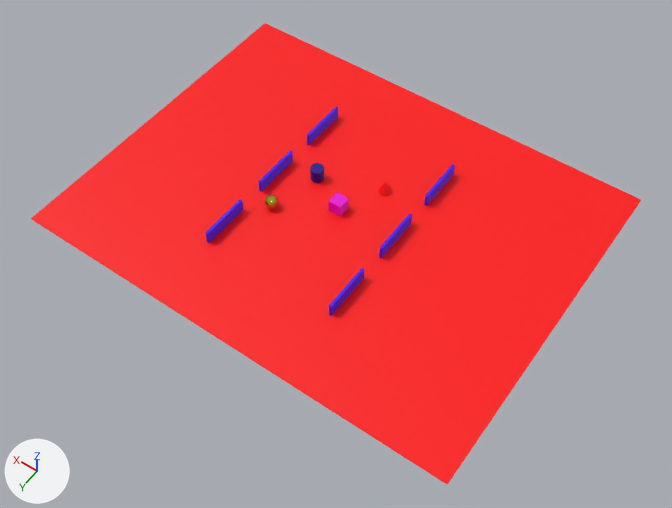
Renders of the glTF model src/assets/models/scene.glb from each side of a commit.
The view is the same before and after, from a 50 mm lens placed at (-49.6, 70.0, 99.5), pointed at (-2.9, 4.6, -3.2). Every picture has the same lights, and +X, +Y and +Z are marked at lower left. Where no turn or scale is listed for an object, it has been applied to the vertices.
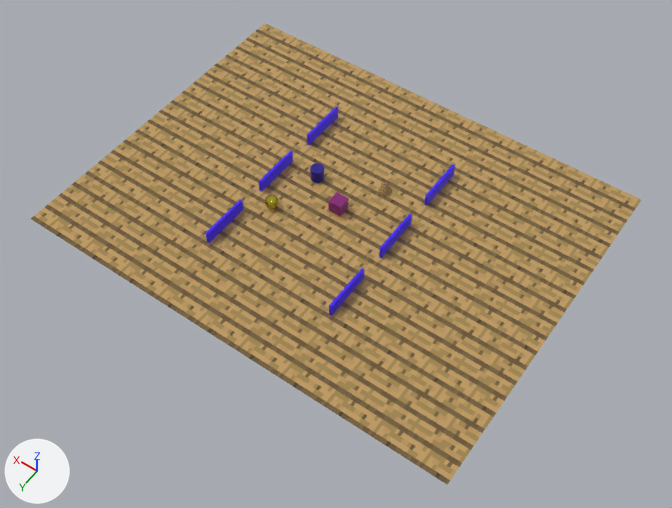
Boxes (x1, y1, x2, y2) around the edits, measured in the pictures (672 x 508 px):
'Plane', recoloured (red to orange)
    both: (31, 23, 641, 485)
'Cube', recoloured (pink to purple)
    both: (329, 192, 349, 216)

What changed in the scene script:
```text
Add img_tx_wood:
    img_tx_wood = load_image('tx_wood', '_unpacked/tx_wood', 1600, 1600, 'sRGB')
Add mat_ground:
    mat_ground = bpy.data.materials.new('Ground')
    # uses the picture img_tx_wood
Add mat_material_001:
    mat_material_001 = principled_material('Material.001')
    mat_material_001.base_color = (0.227, 0.00809, 0.171)  # purple #831673
    mat_material_001.roughness = 0.4
Change me_mesh_0:
    where me_mesh_0.from_pydata(...)  # 8 vertices, 12 faces; spans x -1.0..1.0, y -1.0..1.0, z -1.0..1.0
    remove me_mesh_0.materials.append(mat_material)  # pink #e700d9
    add me_mesh_0.materials.append(mat_material_001)  # purple #831673
Change me_mesh_4:
    where me_mesh_4.from_pydata(...)  # 4 vertices, 2 faces; spans x -1.0..1.0, y -1.0..1.0, z 0.0
    remove me_mesh_4.materials.append(mat_red)  # red #ff0000
    add me_mesh_4.materials.append(mat_ground)
```
